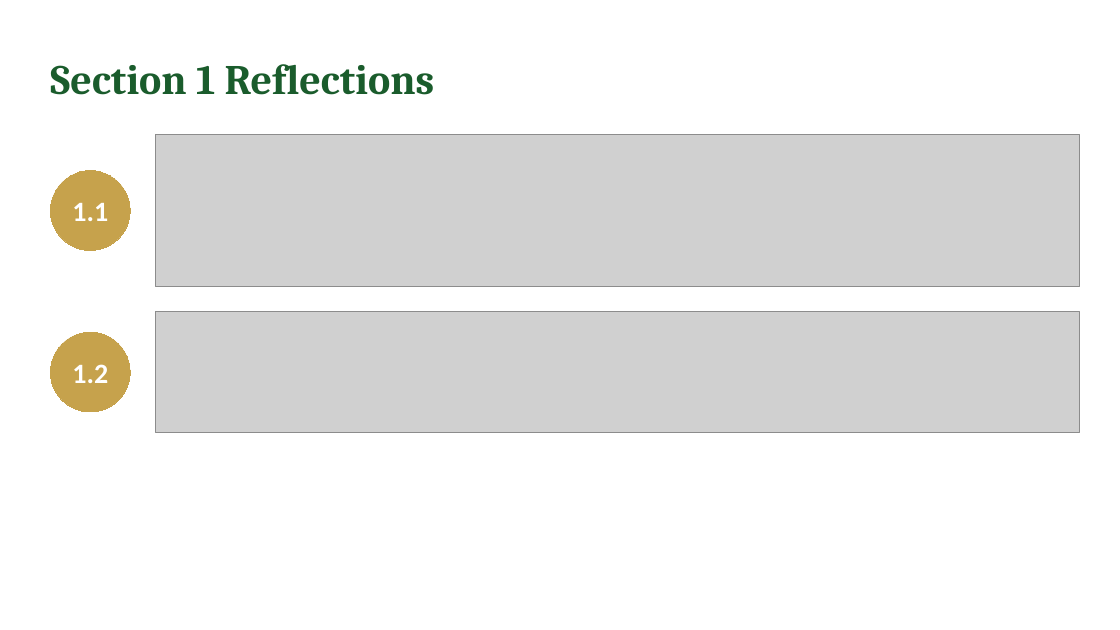
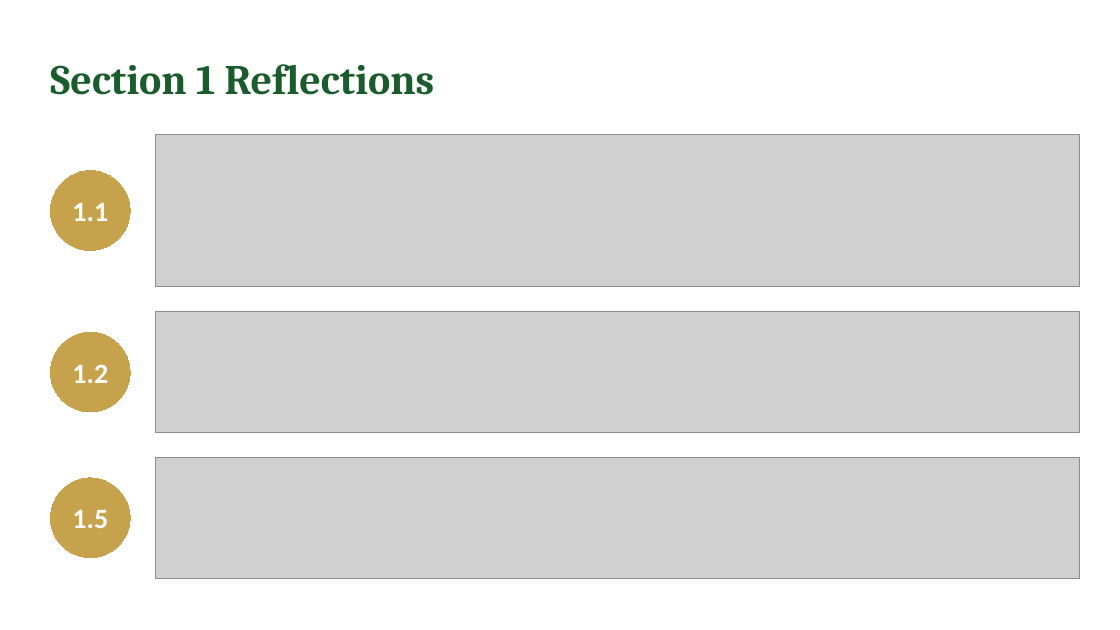
Before and after one commit to IBSL26/ibsl-platform, a slide deck: slide 10 of Unit decks/Unit 09 - Strategic Unclogging.pptx (slide 8 before the commit). Drawn at 1120x630 pixels with LibreOffice and Linux fonts; fonts in the diff are those of the drawing; grey boxes stand for pictures. Boxes give left, top, right and bottom in pixels: in the first picture for what was removed or moved away, otherwise in the second. Text is boxed around its words. In the diff, an @@ line names an element or a change of style, - is before the commit and + after.

```diff
--- a/Unit decks/Unit 09 - Strategic Unclogging.pptx
+++ b/Unit decks/Unit 09 - Strategic Unclogging.pptx
@@ ellipse added at [50, 478, 130, 558], fill #C6A24C, outline #C6A24C 0.75 pt, 24 pt, text #FFFFFF, bold @@
+1.5
@@ picture added at [155, 458, 1080, 578] @@
```
Also in this commit, not shown: 14 other slides changed, 1 slide added, 12 other files.
